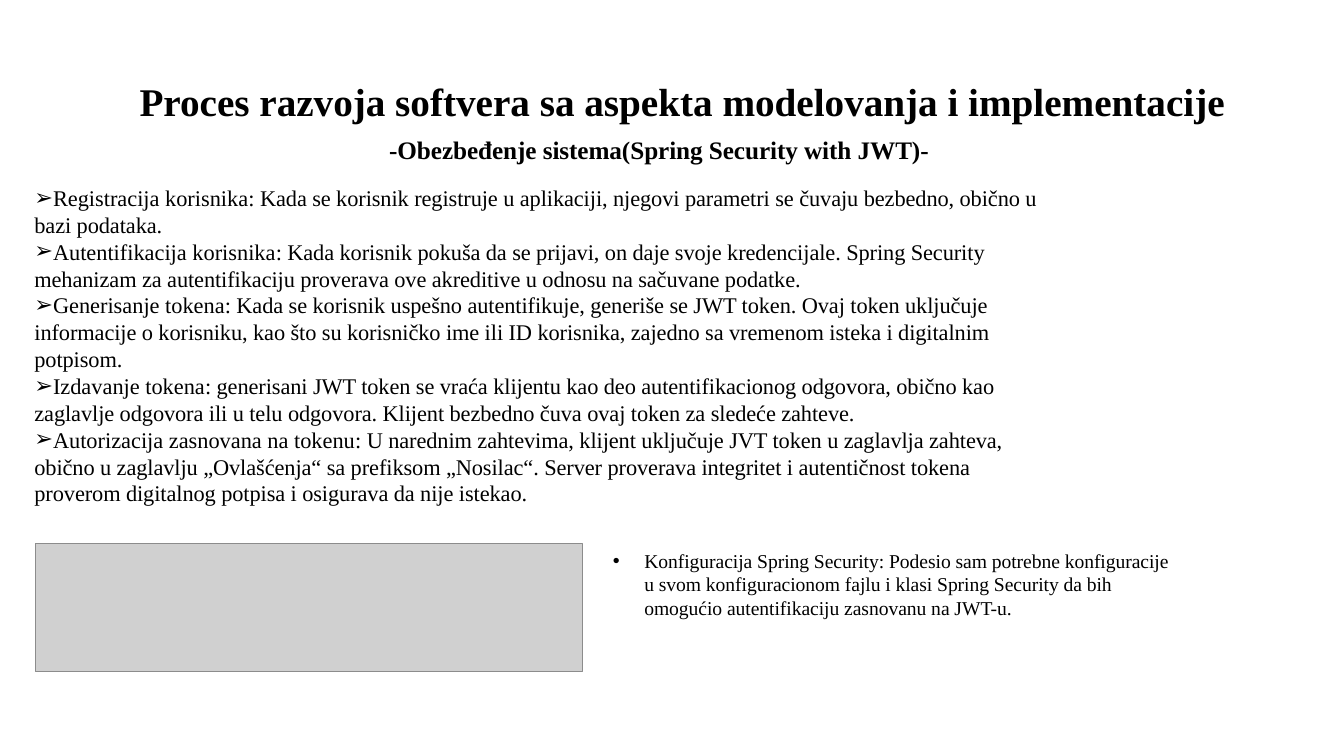
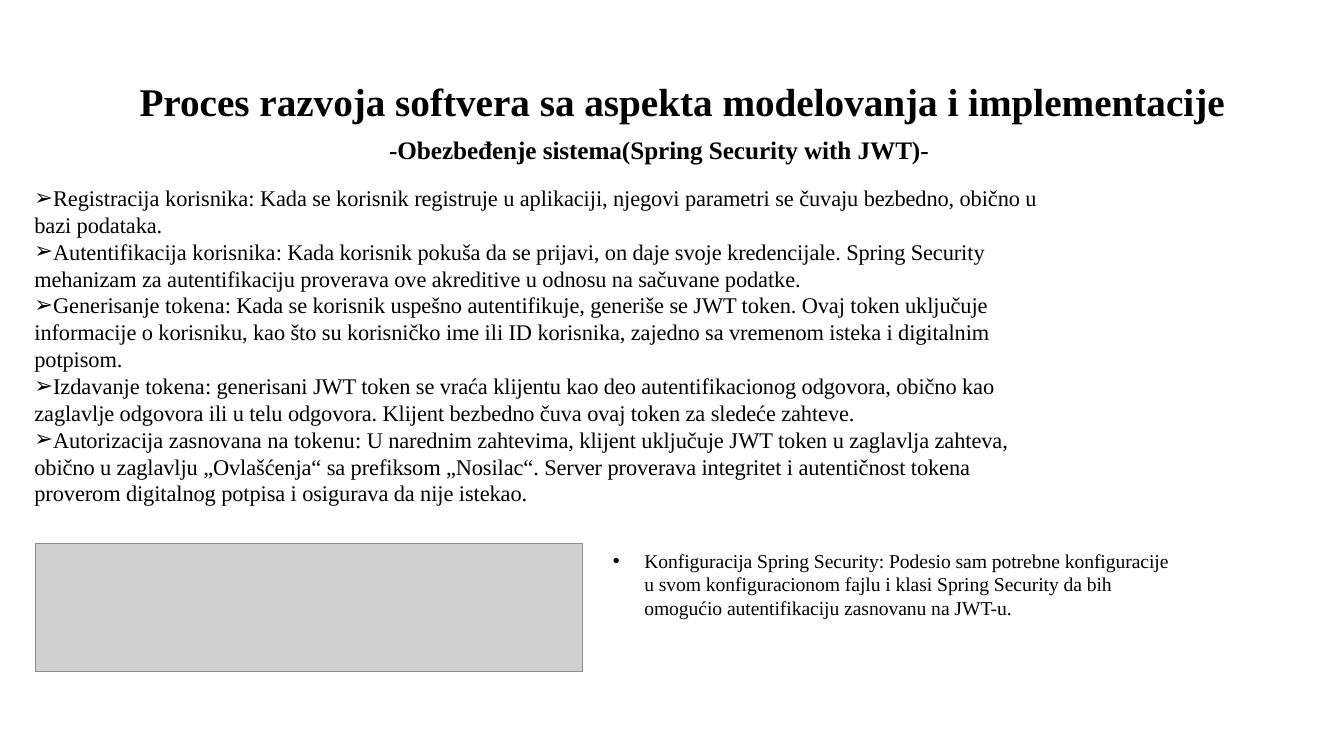
Before and after one commit to Pedja1201/ProjectBrandy_springboot-angular, a slide deck: slide 8 of Specification and Modeling/PredragRadak-Presentation.pptx. Drawn at 1344x756 pixels with LibreOffice and Linux fonts; fonts in the diff are those of the drawing; grey boxes stand for pictures; background and template pictures are left out. Boxes give left, top, right and bottom in pixels: in the first picture for what was removed or moved away, otherwise in the second. Text is boxed around its words. In the diff, an @@ line names an element or a change of style, - is before the commit and + after.

Commit message:
Fix presentation ppt slide

```diff
--- a/Specification and Modeling/PredragRadak-Presentation.pptx
+++ b/Specification and Modeling/PredragRadak-Presentation.pptx
@@ text at box(34, 432, 1008, 506): text changed @@
-➢ Autorizacija zasnovana na tokenu: U narednim zahtevima, klijent uključuje JVT token u zaglavlja zahteva, obično u zaglavlju „Ovlašćenja“ sa prefiksom „Nosilac“. Server proverava integritet i autentičnost tokena proverom digitalnog potpisa i osigurava da nije istekao.
+➢ Autorizacija zasnovana na tokenu: U narednim zahtevima, klijent uključuje JWT token u zaglavlja zahteva, obično u zaglavlju „Ovlašćenja“ sa prefiksom „Nosilac“. Server proverava integritet i autentičnost tokena proverom digitalnog potpisa i osigurava da nije istekao.
```
